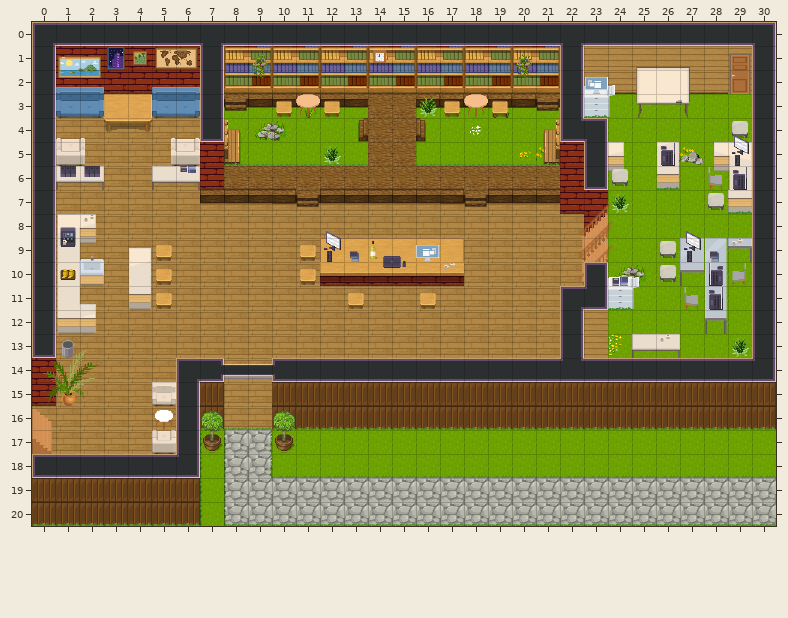
An edit to a level. Tiled map (JSON), map.tmj. The first picture shows the starting point.
Cells are 32x32 px. Shown: x 0..30, y 0..20.
New version:
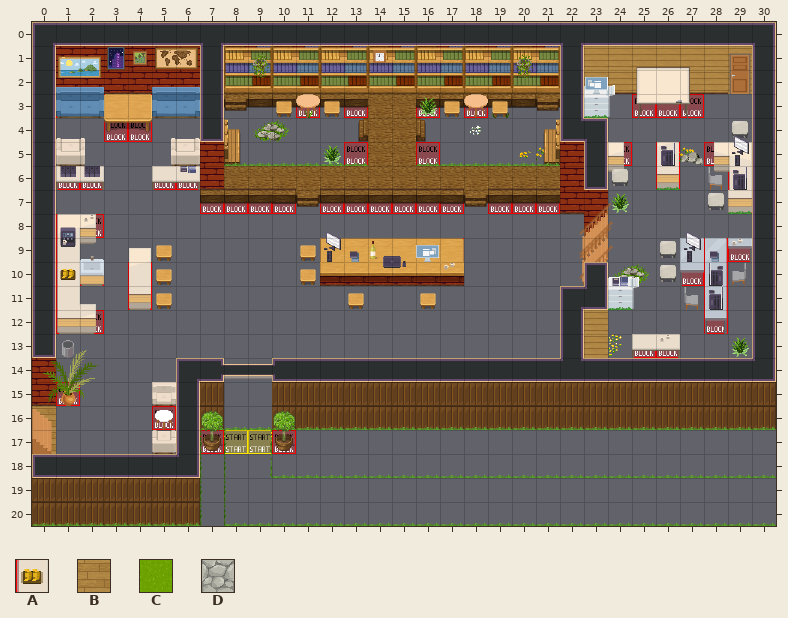
Key: from "Chunk 1": A 1, B 3, C 4, D 6.
_ is an empty cell, # one hidden under a higher layer, . an unchanged one.
See-through tiles are keyed as they look on the map.
The exact change:
--- layer "collisions"
@@ x 1..6 @@
- 4 ..__..
- 5 ..##..
- 6 __..__
+ 4 ..AA..
+ 5 ..__..
+ 6 AA..AA
--- layer "floor/floor1" (now hidden)
@@ x 1..30 @@
- 3 .......CCCCCC..CCCCCC..CCCCCC.
- 4 BBBBBB.CCCCCC..CCCCCC..CCCCCC.
- 5 .BBBB..CCCCCC..CCCCCC..CCCCC..
- 6 BBBBBB.................CCCCCC.
- 7 BBBBBBBBBBBBBBBBBBBBB..CCCCC..
- 8 BBBBBBBBBBBBBBBBBBBBBB.CCCCCC.
- 9 BBBBBBBBBBB......BBBBB.CCC.CC.
-10 B.BBBBBBBBB......BBBBB.CCCCCC.
-11 BBBBBBBBBBBBBBBBBBBBB...CCCCC.
-12 BBBBBBBBBBBBBBBBBBBBB..CCCCCC.
-13 BBBBBBBBBBBBBBBBBBBBB..CCCCCC.
-14 BBBBB..BB.....................
-15 BBBB...BB.....................
-16 BBBBB..BB.....................
-17 BBBBB.CDDCCCCCCCCCCCCCCCCCCCCC
-18 ......CDDCCCCCCCCCCCCCCCCCCCCC
-19 ......CDDDDDDDDDDDDDDDDDDDDDDD
-20 ......CDDDDDDDDDDDDDDDDDDDDDDD
+ 3 .......______..______..______.
+ 4 ______.______..______..______.
+ 5 .____..______..______.._____..
+ 6 ______.................______.
+ 7 _____________________.._____..
+ 8 ______________________.______.
+ 9 ___________......_____.___.__.
+10 _._________......_____.______.
+11 _____________________..._____.
+12 _____________________..______.
+13 _____________________..______.
+14 _____..__.....................
+15 ____...__.....................
+16 _____..__.....................
+17 _____.________________________
+18 ......________________________
+19 ......________________________
+20 ......________________________
Pixel boxes of the changes (left, top, right, bottom) in both pictures:
changed: (56, 94, 776, 526)
